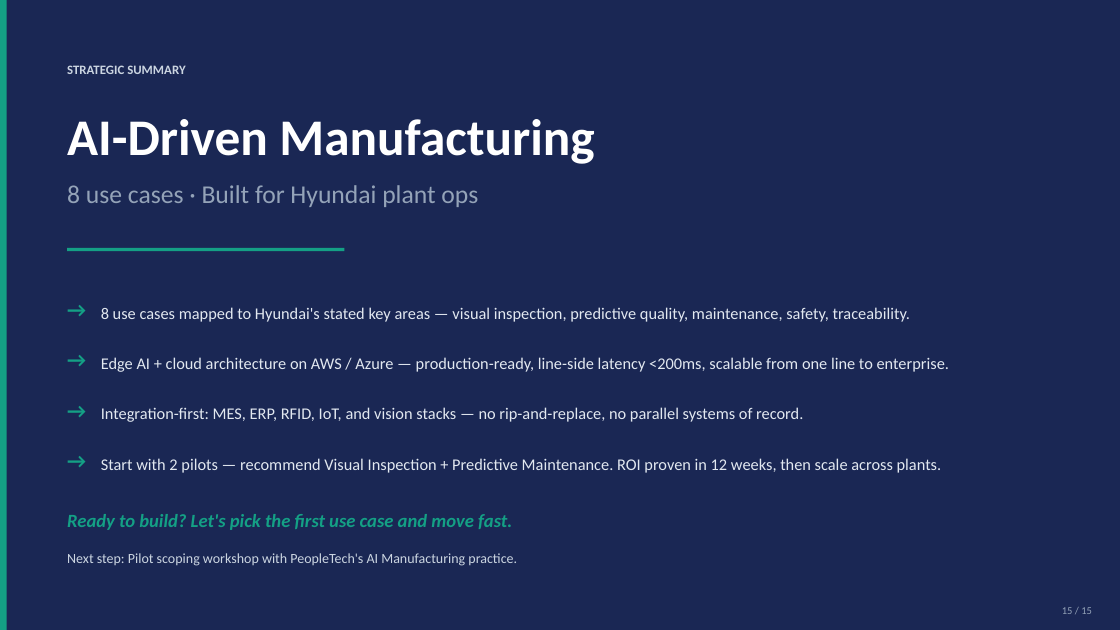
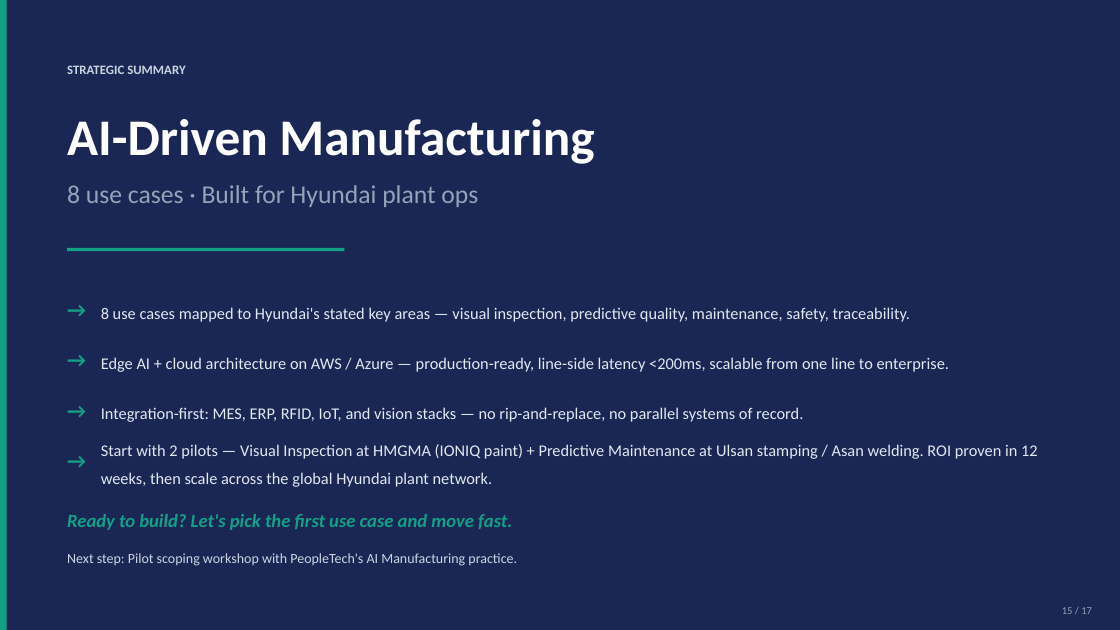
Before and after one commit to shekerkamma/hyundai-peopletech-deck, a slide deck: slide 15 of Hyundai_PeopleTech_AI_Plant_Operations.pptx. Drawn at 1120x630 pixels with LibreOffice and Linux fonts; fonts in the diff are those of the drawing. Boxes give left, top, right and bottom in pixels: in the first picture for what was removed or moved away, otherwise in the second. Text is boxed around its words. In the diff, an @@ line names an element or a change of style, - is before the commit and + after.

```diff
--- a/Hyundai_PeopleTech_AI_Plant_Operations.pptx
+++ b/Hyundai_PeopleTech_AI_Plant_Operations.pptx
@@ text at <box>101,444,1038,487</box>: text changed @@
-Start with 2 pilots — recommend Visual Inspection + Predictive Maintenance. ROI proven in 12 weeks, then scale across plants.
+Start with 2 pilots — Visual Inspection at HMGMA (IONIQ paint) + Predictive Maintenance at Ulsan stamping / Asan welding. ROI proven in 12 weeks, then scale across the global Hyundai plant network.
```
Also in this commit, not shown: 14 other slides changed, 2 slides added, 15 other files.
